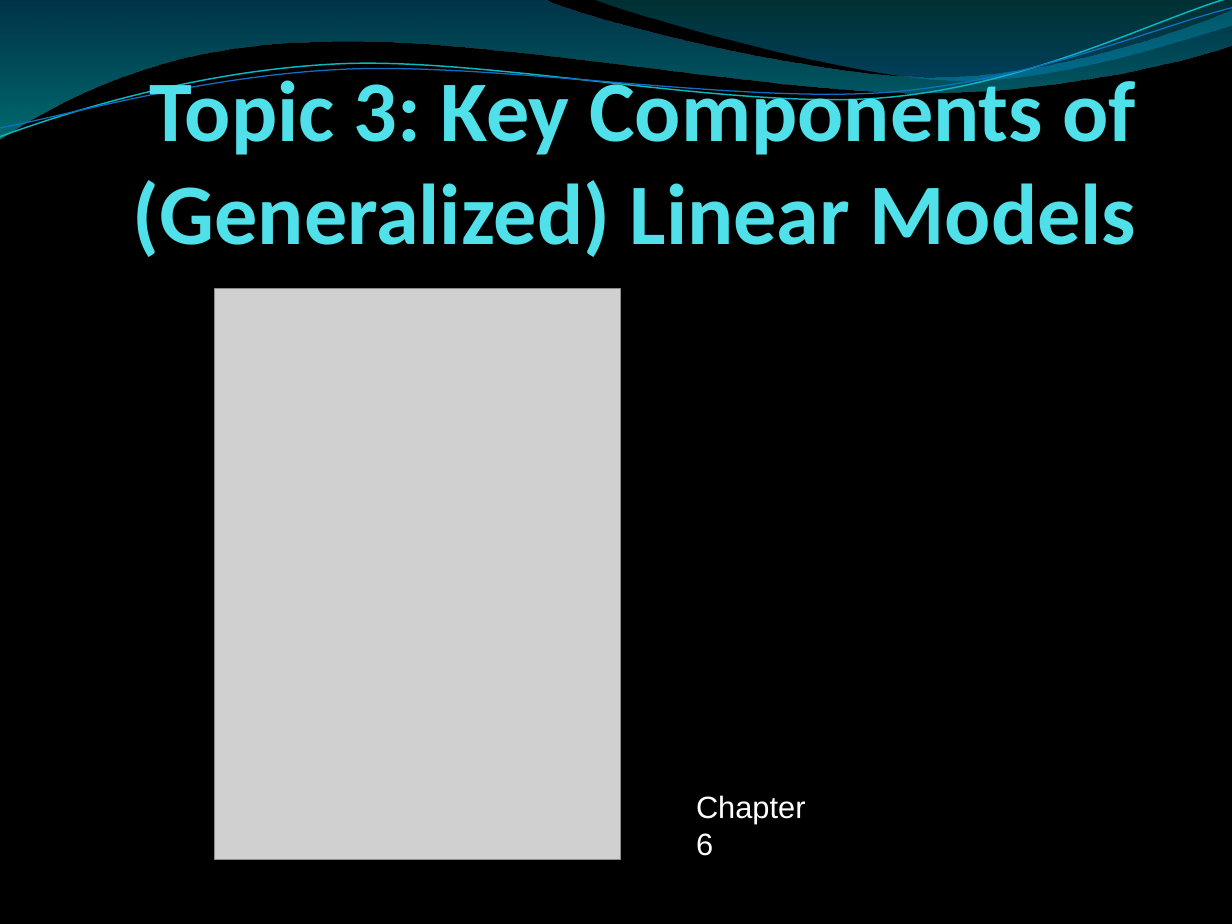
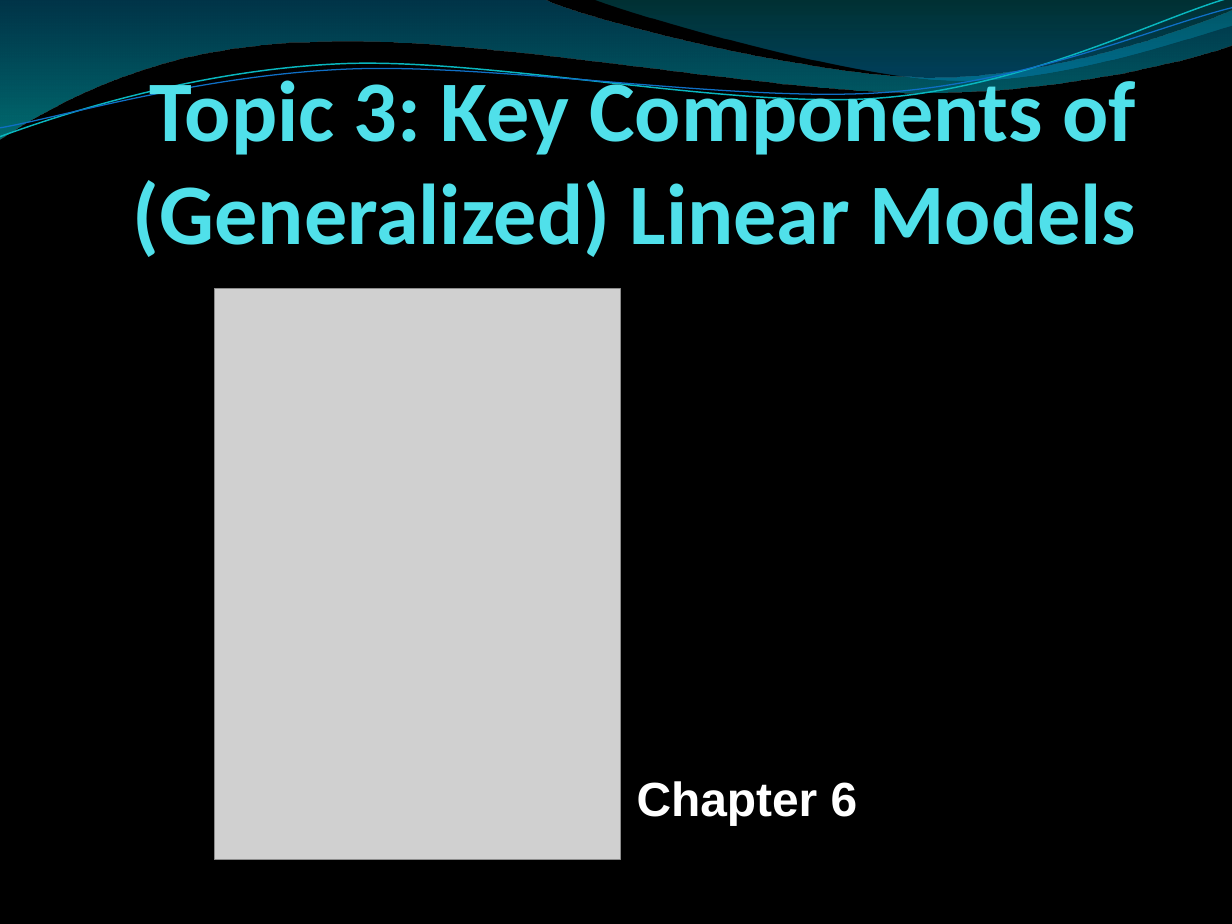
Before and after one commit to ricschuster/R_Workshop_Vienna_2018_02, a slide deck: slide 1 of ppts/Topic 3 Key Components of (Generalized) Linear Models.pptx. Drawn at 1232x924 pixels with LibreOffice and Linux fonts; fonts in the diff are those of the drawing; grey boxes stand for pictures; background and template pictures are left out. Boxes give left, top, right and bottom in pixels: in the first picture for what was removed or moved away, otherwise in the second. Text is boxed around its words. In the diff, an @@ line names an element or a change of style, - is before the commit and + after.

Commit message:
refine topic 3

```diff
--- a/ppts/Topic 3 Key Components of (Generalized) Linear Models.pptx
+++ b/ppts/Topic 3 Key Components of (Generalized) Linear Models.pptx
@@ text "Chapter 6": place and size @@
-text "Chapter 6" at box(696, 795, 805, 856)
+text "Chapter 6" at box(637, 781, 858, 825)
@@ text "Chapter 6" at box(637, 781, 858, 825): size 18 to 28 pt, bold on @@
```
Also in this commit, not shown: 1 other slide changed, 4 other files.
